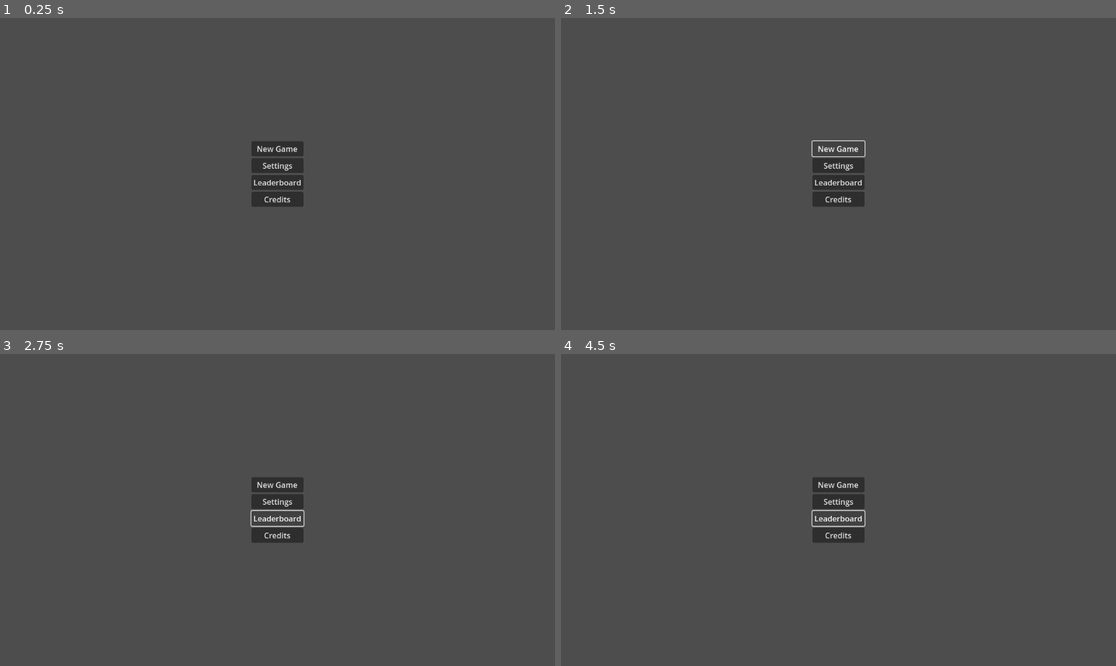
Above: before the commit, frames 1-4 (two rows, left to right).
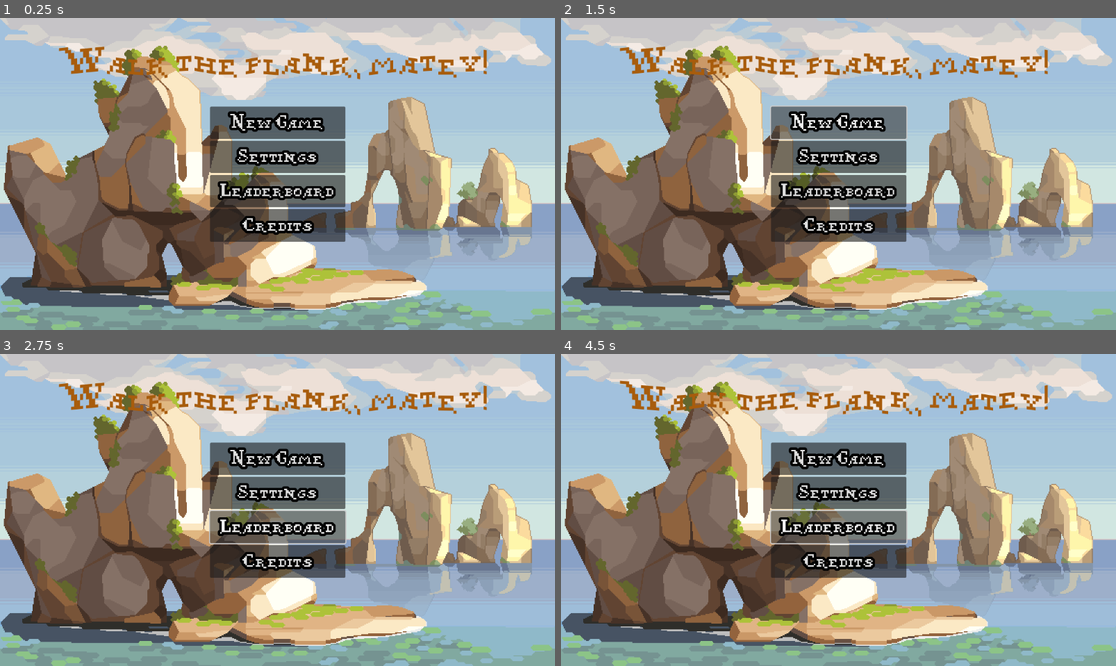
Above: after the commit, the same moments.

Repository: heinzarniaung/hopper_hacks_x_project
Game: Godot game, scene res://Scenes/MainMenu.tscn
The game is run twice, just before and just after one commit, with the same random seed, the same clock (stepped at 60 frames per second) and the same inputs.
Inputs:
- Up to frame 1 (0.25 s): no input
- Up to frame 2 (1.5 s): click "New Game" at 0.5 s; click "New Game" at 1.25 s
- Up to frame 3 (2.75 s): click "Leaderboard" at 2 s
- Up to frame 4 (4.5 s): click "Leaderboard" at 2.75 s; click "New Game" at 3.5 s; click "Leaderboard" at 4.25 s

The runs differ from the first frame. In frame 1, 95% of the frame differs, in the area x 0-100%, y 0-100%; in frame 2, 95%; in frame 3, 95%; in frame 4, 95%.

Commit message:
main menu first draft finished. ui/ux
not too happy with the font style of the title screen but everythign else looks fine. i'll come back and change the buttons into a more piratey style.

Diff:
--- /dev/null
+++ b/new-game-project/Main.tscn
@@ -0,0 +1,3 @@
+[gd_scene format=3 uid="uid://qv2uyvurnd8r"]
+
+[node name="Node2D" type="Node2D"]
--- /dev/null
+++ b/new-game-project/Scenes/MainMenu.gdshader
@@ -0,0 +1,18 @@
+shader_type canvas_item;
+
+uniform float height = 5.0;
+uniform float speed = 5.0;
+uniform float frequency = 20.0;
+
+void vertex() {
+	VERTEX.y += height * sin((frequency * UV.x) + (speed * TIME));
+}
+
+void fragment() {
+	// Called for every pixel the material is visible on.
+}
+
+//void light() {
+	// Called for every pixel for every light affecting the CanvasItem.
+	// Uncomment to replace the default light processing function with this one.
+//}
--- a/new-game-project/Scenes/MainMenu.tscn
+++ b/new-game-project/Scenes/MainMenu.tscn
@@ -1,4 +1,17 @@
-[gd_scene format=3 uid="uid://c5buysxwg5j81"]
+[gd_scene load_steps=6 format=3 uid="uid://c5buysxwg5j81"]
+
+[ext_resource type="Texture2D" uid="uid://b3qpfi14383kx" path="res://Art/Endgame.png" id="1_i14kg"]
+[ext_resource type="FontFile" uid="uid://bg4beac7wm06f" path="res://pixel_pirate.ttf" id="2_jhjhv"]
+[ext_resource type="Shader" path="res://Scenes/MainMenu.gdshader" id="3_e8h0j"]
+
+[sub_resource type="StyleBoxTexture" id="StyleBoxTexture_40peo"]
+texture = ExtResource("1_i14kg")
+
+[sub_resource type="ShaderMaterial" id="ShaderMaterial_v2mvc"]
+shader = ExtResource("3_e8h0j")
+shader_parameter/height = 5.0
+shader_parameter/speed = 5.0
+shader_parameter/frequency = 20.0
 
 [node name="MainMenu" type="Control"]
 layout_mode = 3
@@ -8,6 +21,15 @@
 grow_horizontal = 2
 grow_vertical = 2
 
+[node name="Panel" type="Panel" parent="."]
+layout_mode = 1
+anchors_preset = 15
+anchor_right = 1.0
+anchor_bottom = 1.0
+grow_horizontal = 2
+grow_vertical = 2
+theme_override_styles/panel = SubResource("StyleBoxTexture_40peo")
+
 [node name="VBoxContainer" type="VBoxContainer" parent="."]
 layout_mode = 1
 anchors_preset = 8
@@ -15,25 +37,57 @@
 anchor_top = 0.5
 anchor_right = 0.5
 anchor_bottom = 0.5
-offset_left = -54.0
-offset_top = -68.0
-offset_right = 54.0
-offset_bottom = 68.0
+offset_left = -140.5
+offset_top = -140.5
+offset_right = 140.5
+offset_bottom = 140.5
 grow_horizontal = 2
 grow_vertical = 2
 
 [node name="NewGame" type="Button" parent="VBoxContainer"]
 layout_mode = 2
+size_flags_vertical = 3
+theme_override_constants/outline_size = 20
+theme_override_fonts/font = ExtResource("2_jhjhv")
+theme_override_font_sizes/font_size = 25
 text = "New Game"
 
 [node name="Settings" type="Button" parent="VBoxContainer"]
 layout_mode = 2
+size_flags_vertical = 3
+theme_override_constants/outline_size = 20
+theme_override_fonts/font = ExtResource("2_jhjhv")
+theme_override_font_sizes/font_size = 25
 text = "Settings"
 
 [node name="Leaderboard" type="Button" parent="VBoxContainer"]
 layout_mode = 2
+size_flags_vertical = 3
+theme_override_constants/outline_size = 20
+theme_override_fonts/font = ExtResource("2_jhjhv")
+theme_override_font_sizes/font_size = 25
 text = "Leaderboard"
 
 [node name="Credits" type="Button" parent="VBoxContainer"]
 layout_mode = 2
+size_flags_vertical = 3
+theme_override_constants/outline_size = 20
+theme_override_fonts/font = ExtResource("2_jhjhv")
+theme_override_font_sizes/font_size = 25
 text = "Credits"
+
+[node name="TitleContainer" type="CenterContainer" parent="."]
+layout_mode = 1
+anchors_preset = -1
+anchor_right = 1.0
+anchor_bottom = 0.283951
+grow_horizontal = 2
+metadata/_edit_use_anchors_ = true
+
+[node name="Title" type="Label" parent="TitleContainer"]
+material = SubResource("ShaderMaterial_v2mvc")
+layout_mode = 2
+theme_override_colors/font_color = Color(0.658824, 0.360784, 0.0470588, 1)
+theme_override_fonts/font = ExtResource("2_jhjhv")
+theme_override_font_sizes/font_size = 50
+text = "Walk the plank, matey!"
